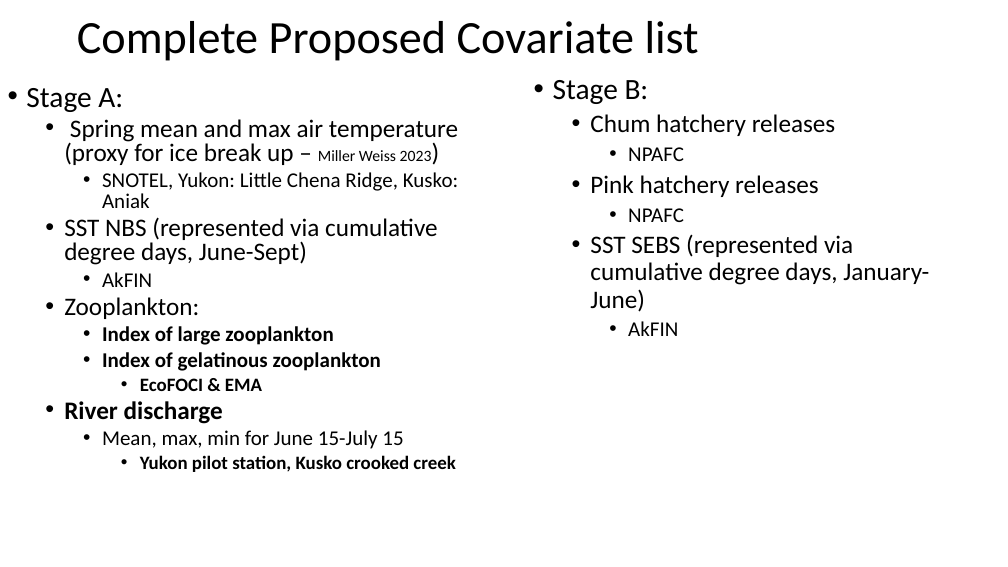
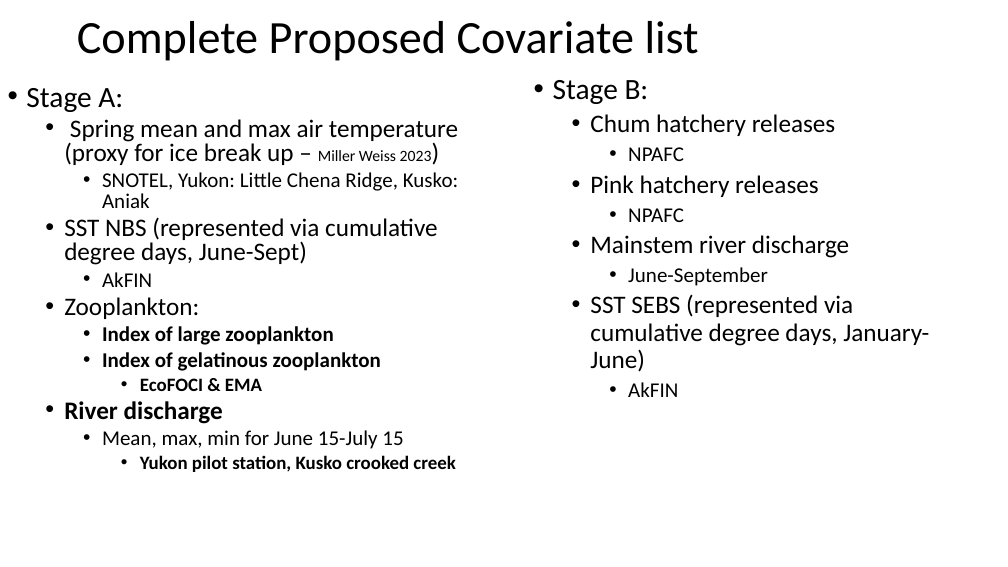
Before and after one commit to genoa-sullaway/Yukon-Chum-IPM, a slide deck: slide 1 of notes/Covariate_notes.pptx. Drawn at 1008x567 pixels with LibreOffice and Linux fonts; fonts in the diff are those of the drawing. Boxes give left, top, right and bottom in pixels: in the first picture for what was removed or moved away, otherwise in the second. Text is boxed around its words. In the diff, an @@ line names an element or a change of style, - is before the commit and + after.

Commit message:
finsih covariate PPT

```diff
--- a/notes/Covariate_notes.pptx
+++ b/notes/Covariate_notes.pptx
@@ text at (590,235,849,286): paragraphs added @@
+  • Mainstem river discharge
+    • June-September
```
Also in this commit, not shown: 10 slides added, 22 other files.
